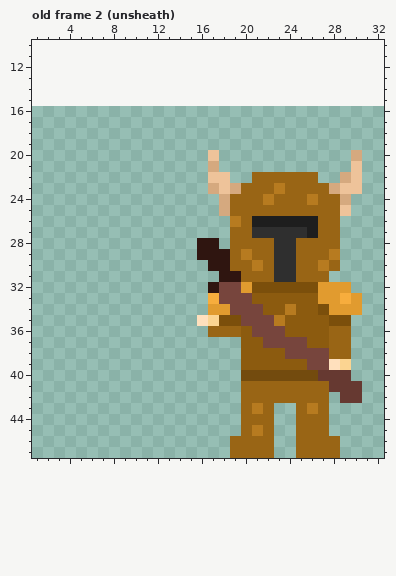
One commit to this pixel-art file: Battle Super Legends Super Edition/Assets/Sprites/Aseprite/golden knight attack.aseprite. Above: the version before the commit.
48x32 pixels, 44 frames. Colours within 5 levels of each other are drawn and written as one. Shown: old frame 2 (unsheath): x 1..32, y 10..47. The old version is drawn lined up with the new one, on the new canvas. The commit also changed other frames, which this record leaves out.
Now the later version:
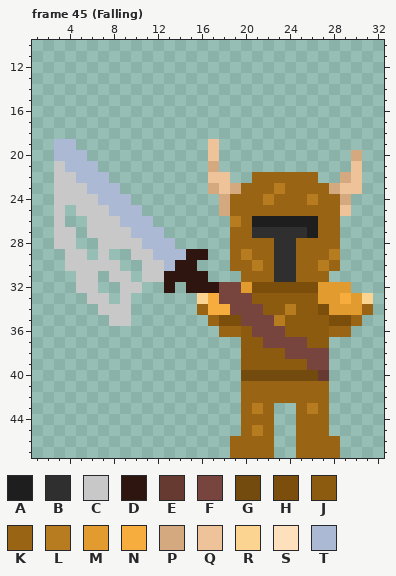
Palette (. is transparent): A #1e1e1e  B #2f2f2f  C #c8c8c8  D #2f1510  E #663931  F #77453d  G #734b0e  H #7b4f0b  J #8c5b0f  K #996515  L #b77b20  M #e19b2f  N #f7ad3d  P #d5a97f  Q #eec39a  R #fbd491  S #ffe0bd  T #abb9d5
A new or re-ordered frame is compared with the old frame closest to it.
The commit says: added falling animation
Changes in this commit:
canvas 48x32 -> 48x48, the old top-left corner now at 0,16
frames 44 -> 47
Changed rows in their new state; - is an unchanged pixel.
Frame 45 (Falling) is new; against old frame 2 (unsheath):
first column x 3:
19 TT------------Q--------------
20 TTT--------------------------
21 CTTT-------------------------
22 CCTTT------------------------
23 CCCTTT-----------------------
24 CCCCTTT----------------------
25 C-CCCTTT---------------------
26 C--CCCTTT--------------------
27 CC-CCCCTTT-------------------
28 CC--CCCCTTT--..--------------
29 -CC-C--CCTTTD-..-------------
30 -CCCCC--CCTDD-..-------------
31 --CC-CC-CCDDDD-..------------
32 --CC--CC--D-DD---------------
33 ---CC-C------R--------------R
34 ----CCC------KNN------------K
35 -----CC------.K------------K-
36 --------------.--------------
37 -------------------------..--
38 -------------------------..--
39 -------------------------..--
40 -------------------------..--
41 -------------------------...-
42 --------------------------..-
Where, in picture pixels (left, top, right, bottom), the same in both pictures:
changed: (54, 139, 241, 337)
changed: (329, 293, 373, 403)
